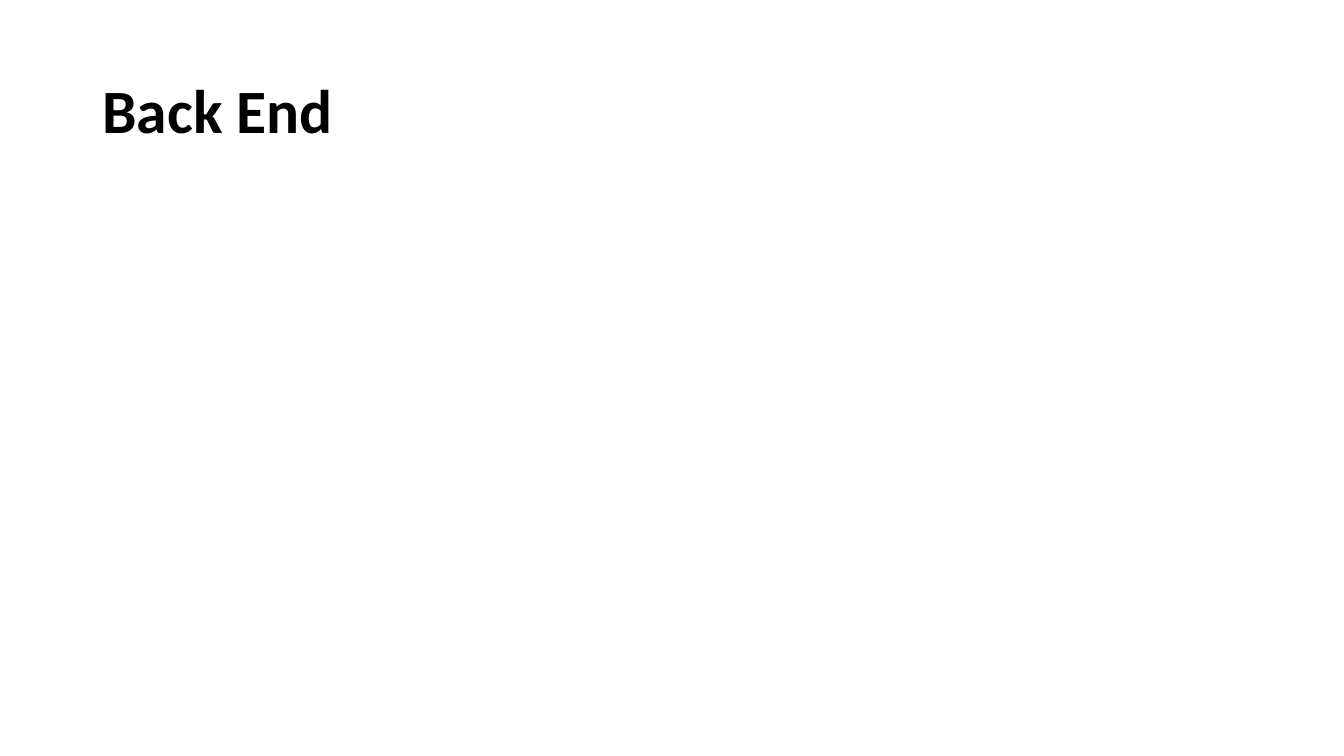
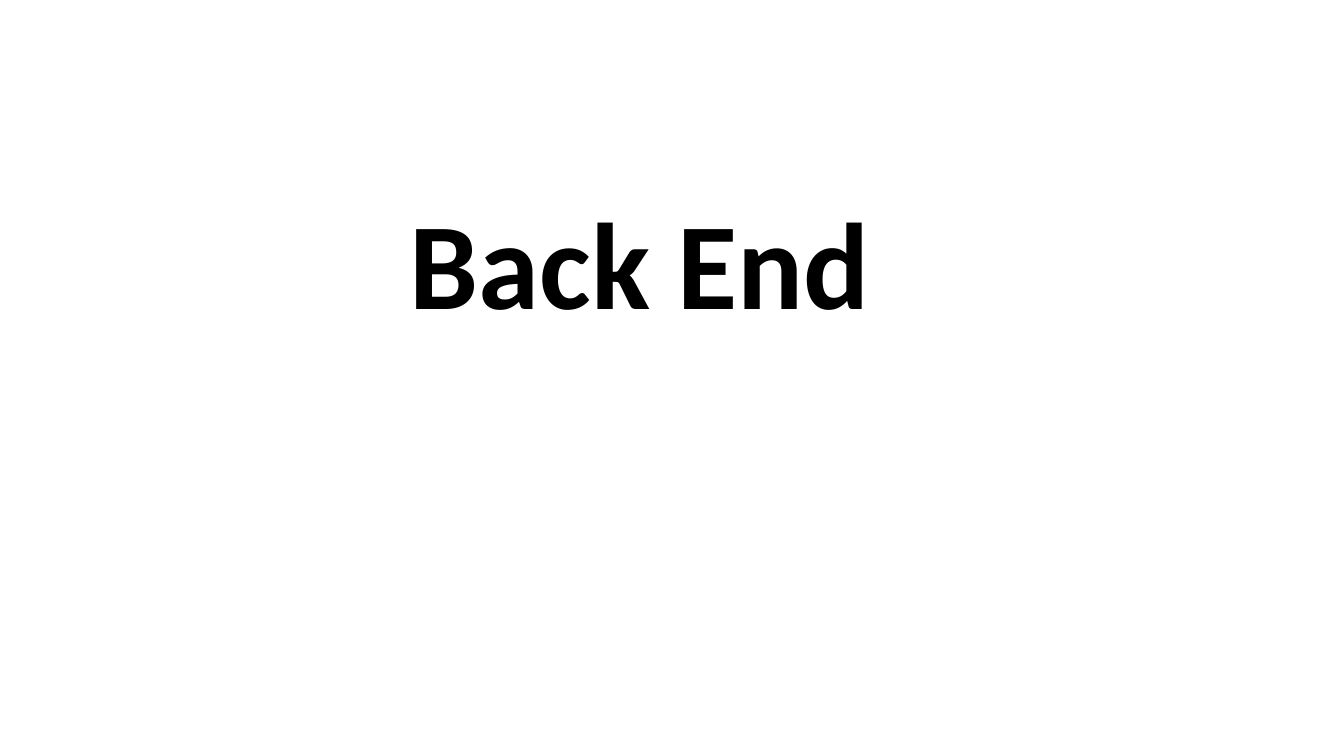
Before and after one commit to r-kass/gNetPlus, a slide deck: slide 5 of hackathon pres3.pptx (slide 6 before the commit). Drawn at 1344x756 pixels with LibreOffice and Linux fonts; fonts in the diff are those of the drawing; background and template pictures are left out. Boxes give left, top, right and bottom in pixels: in the first picture for what was removed or moved away, otherwise in the second. Text is boxed around its words. In the diff, an @@ line names an element or a change of style, - is before the commit and + after.

```diff
--- a/hackathon pres3.pptx
+++ b/hackathon pres3.pptx
@@ title "Back End": place and size @@
-title "Back End" at (102,89,333,134)
+title "Back End" at (410,222,870,310)
@@ title "Back End" at (410,222,870,310): size 44 to 88 pt; alignment left to centre @@
```
Also in this commit, not shown: 5 other slides changed, 1 slide removed.
